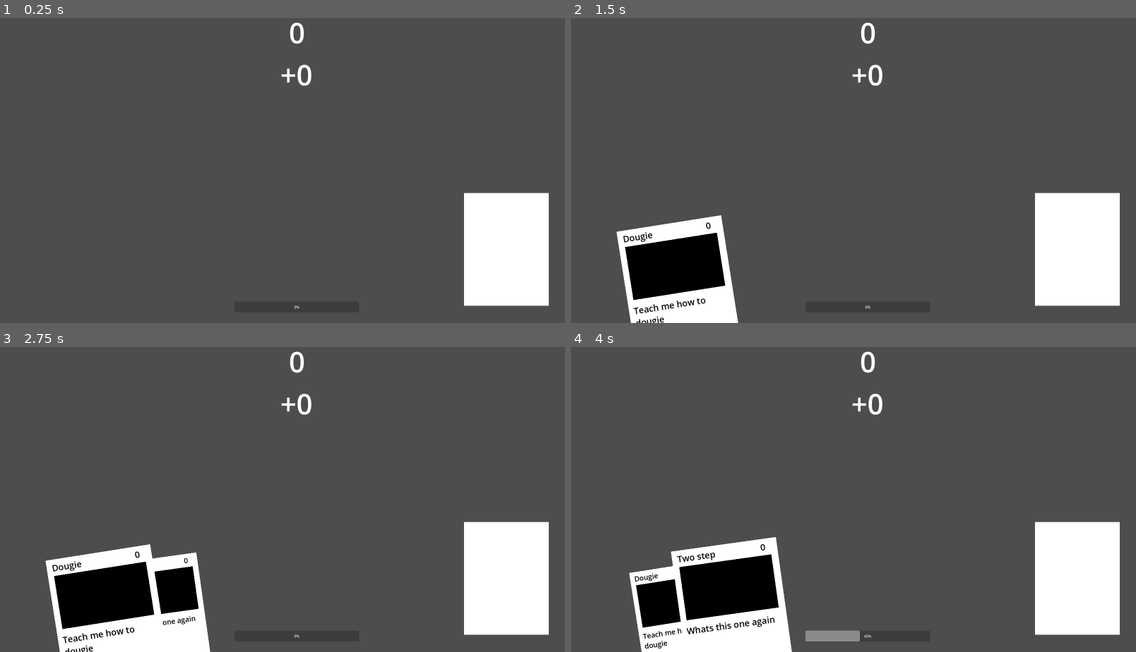
Above: before the commit, frames 1-4 (two rows, left to right).
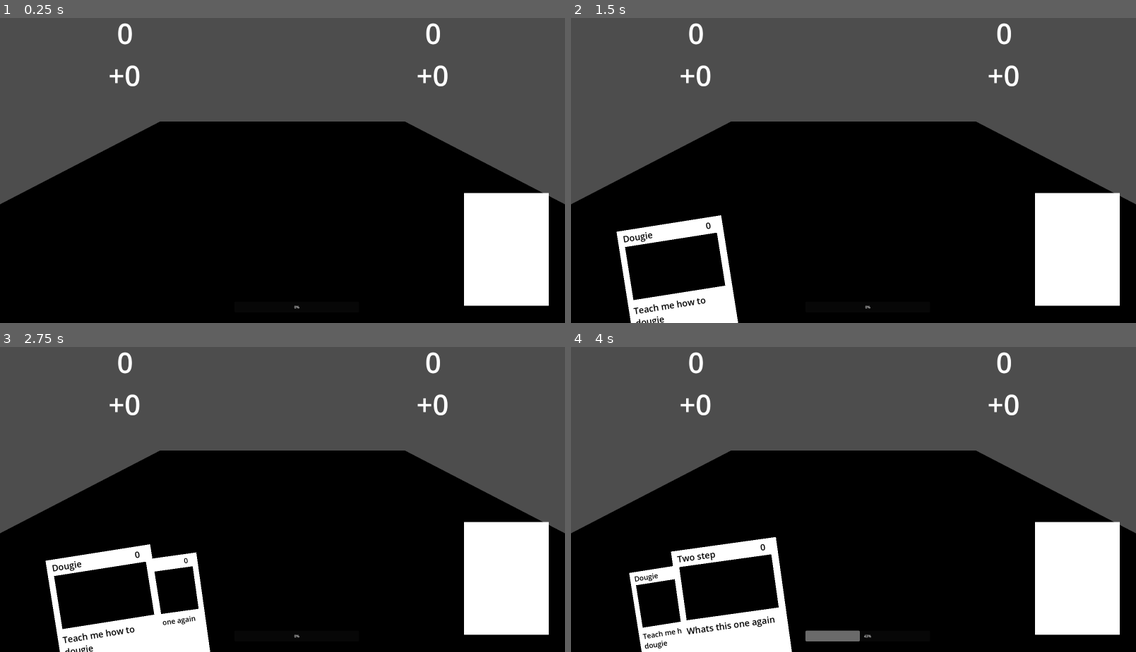
Above: after the commit, the same moments.

Repository: nathankeyt/OneButtonRhythmGame
Game: Godot game, scene res://scenes/test_main.tscn
Same seed, same stepped clock (60 frames per second), same inputs: the game is played once before the commit and once after it. Before the commit the project starts from res://scenes/card_test.tscn.
Inputs (mouse positions are in pixels of both pictures, inside the frame that each line leads up to):
- Up to frame 1 (0.25 s): no input
- Up to frame 2 (1.5 s): tap Enter at 0.5 s; move the mouse to (870, 33) at 0.52 s; hold E (test) 0.53-1.28 s; click (870, 33) at 0.67 s; tap Space (select) at 1.25, 1.35 s; move the mouse to (864, 75) at 1.27 s; click (864, 75) at 1.42 s
- Up to frame 3 (2.75 s): tap E (test) at 1.55 s; tap Enter at 2 s; move the mouse to (339, 423) at 2.02 s; hold E (test) from 2.03 s (still down); click (339, 423) at 2.17 s
- Up to frame 4 (4 s): tap Space (select) at 2.75 s; move the mouse to (825, 557) at 2.77 s; release E (test) at 2.78 s; tap E (test) at 2.85, 3.8 s; click (825, 557) at 2.92 s; tap Enter at 3.5 s; move the mouse to (1023, 542) at 3.52 s; hold Space (select) from 3.53 s (still down); click (1023, 542) at 3.67 s

The runs differ from the first frame. In frame 1, 54% of the frame differs, in the area x 0-100%, y 1-100%; in frame 2, 47%; in frame 3, 45%; in frame 4, 45%.

Commit message:
added enemy score and dance floor viewport

Diff:
--- a/autoloads/battle_manager.gd
+++ b/autoloads/battle_manager.gd
@@ -1,14 +1,9 @@
 extends Node
 
-enum ActorType {PLAYER, ENEMY}
+enum TurnType {PLAYER, ENEMY}
 
 var deck: Deck2D
 var hand: Hand2D
-
-var player_temp_score_label: ScoreLabel
-var player_total_score_label: ScoreLabel
-var enemy_temp_score_label: ScoreLabel
-var enemy_total_score_label: ScoreLabel
 
 var player_temp_score: int = 0
 var player_total_score: int = 0
@@ -17,19 +12,8 @@
 
 signal player_score_updated(score: int)
 signal enemy_score_updated(score: int)
-
-func _ready() -> void:
-	if player_temp_score_label:
-		player_score_updated.connect(player_temp_score_label.update_score)
-
-	if player_total_score_label:
-		player_score_updated.connect(player_total_score_label.update_score)
-
-	if enemy_temp_score_label:
-		enemy_score_updated.connect(enemy_temp_score_label.update_score)
-
-	if enemy_total_score_label:
-		enemy_score_updated.connect(enemy_total_score_label.update_score)
+signal player_score_settled(score: int)
+signal enemy_score_settled(score: int)
 
 func add_player_score(score: int):
 	player_temp_score += score
--- a/project.godot
+++ b/project.godot
@@ -11,7 +11,7 @@
 [application]
 
 config/name="OneButtonGame"
-run/main_scene="res://scenes/card_test.tscn"
+run/main_scene="res://scenes/test_main.tscn"
 config/features=PackedStringArray("4.3", "Forward Plus")
 
 [autoload]
--- a/scenes/card_test.tscn
+++ b/scenes/card_test.tscn
@@ -43,17 +43,35 @@
 card_renderer_scene = ExtResource("3_1ti53")
 
 [node name="PlayerTotal" parent="." instance=ExtResource("7_3tq0y")]
-offset_left = 827.0
-offset_top = 33.0
-offset_right = 1864.0
-offset_bottom = 226.0
+offset_left = 48.0
+offset_top = 36.0
+offset_right = 1085.0
+offset_bottom = 229.0
 text = "[center]0[/center]"
 script = ExtResource("8_ssppo")
 
 [node name="PlayerTemp" parent="." instance=ExtResource("7_3tq0y")]
-offset_left = 825.0
-offset_top = 224.0
-offset_right = 1862.0
-offset_bottom = 417.0
+offset_left = 46.0
+offset_top = 227.0
+offset_right = 1083.0
+offset_bottom = 420.0
 text = "[center]+0[/center]"
 script = ExtResource("9_5ynub")
+
+[node name="EnemyTotal" parent="." instance=ExtResource("7_3tq0y")]
+offset_left = 1444.0
+offset_top = 36.0
+offset_right = 2481.0
+offset_bottom = 229.0
+text = "[center]0[/center]"
+script = ExtResource("8_ssppo")
+turn_type = 1
+
+[node name="EnemyTemp" parent="." instance=ExtResource("7_3tq0y")]
+offset_left = 1442.0
+offset_top = 227.0
+offset_right = 2479.0
+offset_bottom = 420.0
+text = "[center]+0[/center]"
+script = ExtResource("9_5ynub")
+turn_type = 1
--- /dev/null
+++ b/scenes/dance_floor.tscn
@@ -0,0 +1,12 @@
+[gd_scene load_steps=2 format=3 uid="uid://duu8oi1tvej58"]
+
+[sub_resource type="PlaneMesh" id="PlaneMesh_6snqa"]
+
+[node name="DanceFloor" type="Node3D"]
+
+[node name="Camera3D" type="Camera3D" parent="."]
+transform = Transform3D(1, 0, 0, 0, 0.889193, 0.457533, 0, -0.457533, 0.889193, 0, 3.46668, 4.99212)
+
+[node name="MeshInstance3D" type="MeshInstance3D" parent="."]
+transform = Transform3D(7.5191, 0, 0, 0, 7.5191, 0, 0, 0, 7.5191, 0, 0, 0)
+mesh = SubResource("PlaneMesh_6snqa")
--- a/scenes/score_label.gd
+++ b/scenes/score_label.gd
@@ -1,7 +1,7 @@
 extends RichTextLabel
 class_name ScoreLabel
 
-@export var actor_type: BattleManager.ActorType
+@export var turn_type: BattleManager.TurnType
 
 func update_score(score: int) -> void:
 	pass
--- a/scenes/temp_score_label.gd
+++ b/scenes/temp_score_label.gd
@@ -1,11 +1,11 @@
 extends ScoreLabel
 
-func _init() -> void:
-	match actor_type:
-		BattleManager.ActorType.PLAYER:
-			BattleManager.player_total_score_label = self
-		BattleManager.ActorType.ENEMY:
-			BattleManager.enemy_total_score_label = self
+func _ready() -> void:
+	match turn_type:
+		BattleManager.TurnType.PLAYER:
+			BattleManager.player_score_updated.connect(update_score)
+		BattleManager.TurnType.ENEMY:
+			BattleManager.enemy_score_updated.connect(update_score)
 
 func update_score(score: int) -> void:
 	text = "[center]+" + str(score) + "[/center]"
--- /dev/null
+++ b/scenes/test_main.tscn
@@ -0,0 +1,89 @@
+[gd_scene load_steps=14 format=3 uid="uid://nlrmo5wi48pr"]
+
+[ext_resource type="PackedScene" uid="uid://bwfmah13oq5ef" path="res://scenes/hand.tscn" id="1_y3xwx"]
+[ext_resource type="PackedScene" uid="uid://b1gwaqsqntkgf" path="res://scenes/default_deck.tscn" id="2_stpix"]
+[ext_resource type="Script" path="res://classes/card.gd" id="3_ygbk7"]
+[ext_resource type="Script" path="res://classes/effect.gd" id="4_rrtvn"]
+[ext_resource type="Script" path="res://classes/derived_effects/add_score.gd" id="5_7pjfp"]
+[ext_resource type="PackedScene" uid="uid://cjw6u7yhnkpwv" path="res://scenes/default_card_renderer.tscn" id="6_xowa6"]
+[ext_resource type="PackedScene" uid="uid://d2a6y3ig64vm0" path="res://scenes/total_score_label.tscn" id="7_aymrh"]
+[ext_resource type="Script" path="res://scenes/total_score_label.gd" id="8_pmae1"]
+[ext_resource type="Script" path="res://scenes/temp_score_label.gd" id="9_67hft"]
+[ext_resource type="PackedScene" uid="uid://duu8oi1tvej58" path="res://scenes/dance_floor.tscn" id="10_h4oj0"]
+
+[sub_resource type="Resource" id="Resource_ith5q"]
+script = ExtResource("5_7pjfp")
+m_add_score = 100
+
+[sub_resource type="Resource" id="Resource_py45q"]
+script = ExtResource("3_ygbk7")
+title = "Dougie"
+text = "Teach me how to dougie"
+cost = 0
+modifiable_effects = Array[ExtResource("4_rrtvn")]([SubResource("Resource_ith5q")])
+unmodifiable_effects = Array[ExtResource("4_rrtvn")]([])
+midi_track = ""
+
+[sub_resource type="Resource" id="Resource_1rj1d"]
+script = ExtResource("3_ygbk7")
+title = "Two step"
+text = "Whats this one again"
+cost = 0
+modifiable_effects = Array[ExtResource("4_rrtvn")]([])
+unmodifiable_effects = Array[ExtResource("4_rrtvn")]([])
+midi_track = ""
+
+[node name="TestMain" type="Node2D"]
+
+[node name="DanceFloorContainer" type="SubViewportContainer" parent="."]
+offset_right = 2560.0
+offset_bottom = 1440.0
+
+[node name="DanceFloorViewport" type="SubViewport" parent="DanceFloorContainer"]
+handle_input_locally = false
+size = Vector2i(2560, 1440)
+render_target_update_mode = 4
+
+[node name="DanceFloor" parent="DanceFloorContainer/DanceFloorViewport" instance=ExtResource("10_h4oj0")]
+
+[node name="Hand" parent="." instance=ExtResource("1_y3xwx")]
+position = Vector2(1341, 1221)
+
+[node name="DefaultDeck" parent="." instance=ExtResource("2_stpix")]
+position = Vector2(2295, 1105)
+cards = Array[ExtResource("3_ygbk7")]([SubResource("Resource_py45q"), SubResource("Resource_1rj1d")])
+card_renderer_scene = ExtResource("6_xowa6")
+
+[node name="PlayerTotal" parent="." instance=ExtResource("7_aymrh")]
+offset_left = 48.0
+offset_top = 36.0
+offset_right = 1085.0
+offset_bottom = 229.0
+text = "[center]0[/center]"
+script = ExtResource("8_pmae1")
+
+[node name="PlayerTemp" parent="." instance=ExtResource("7_aymrh")]
+offset_left = 46.0
+offset_top = 227.0
+offset_right = 1083.0
+offset_bottom = 420.0
+text = "[center]+0[/center]"
+script = ExtResource("9_67hft")
+
+[node name="EnemyTotal" parent="." instance=ExtResource("7_aymrh")]
+offset_left = 1444.0
+offset_top = 36.0
+offset_right = 2481.0
+offset_bottom = 229.0
+text = "[center]0[/center]"
+script = ExtResource("8_pmae1")
+turn_type = 1
+
+[node name="EnemyTemp" parent="." instance=ExtResource("7_aymrh")]
+offset_left = 1442.0
+offset_top = 227.0
+offset_right = 2479.0
+offset_bottom = 420.0
+text = "[center]+0[/center]"
+script = ExtResource("9_67hft")
+turn_type = 1
--- a/scenes/total_score_label.gd
+++ b/scenes/total_score_label.gd
@@ -1,11 +1,11 @@
 extends ScoreLabel
 
-func _init() -> void:
-	match actor_type:
-		BattleManager.ActorType.PLAYER:
-			BattleManager.player_total_score_label = self
-		BattleManager.ActorType.ENEMY:
-			BattleManager.enemy_total_score_label = self
+func _ready() -> void:
+	match turn_type:
+		BattleManager.TurnType.PLAYER:
+			BattleManager.player_score_settled.connect(update_score)
+		BattleManager.TurnType.ENEMY:
+			BattleManager.enemy_score_settled.connect(update_score)
 
 func update_score(score: int) -> void:
 	text = "[center]" + str(score) + "[/center]"
